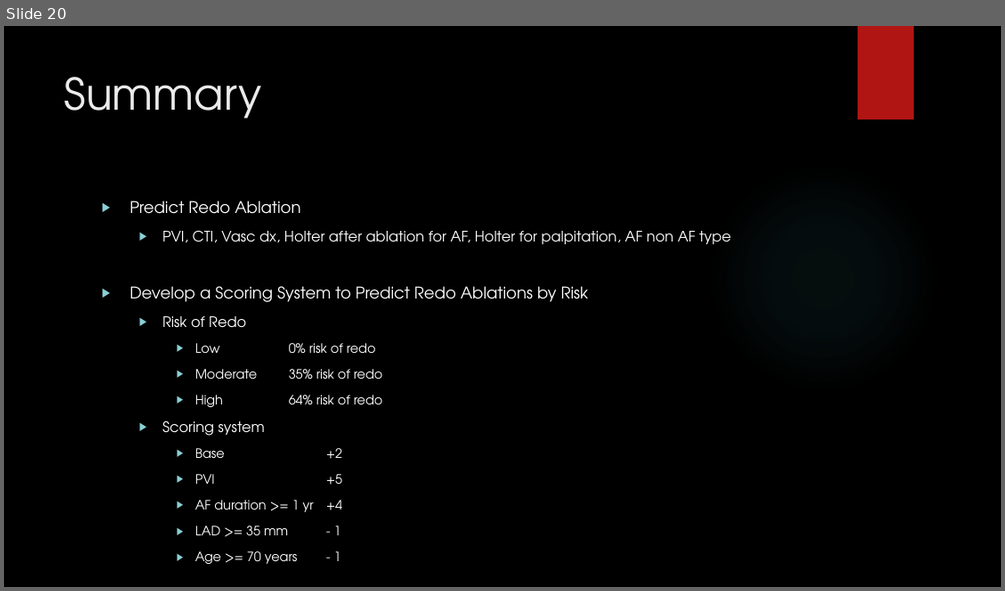
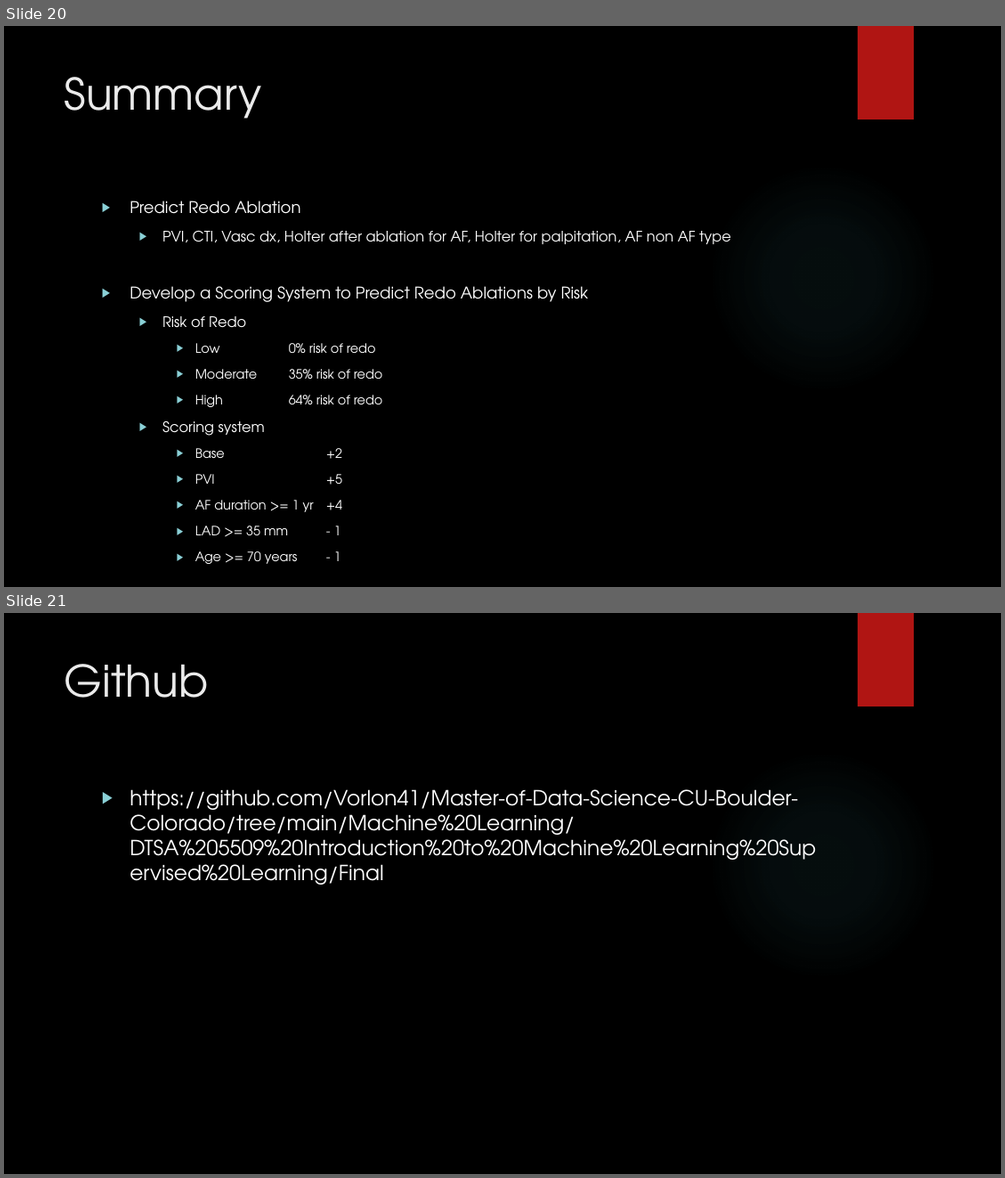
Before and after one commit to Vorlon41/Master-of-Data-Science-CU-Boulder-Colorado, a slide deck: Machine Learning/DTSA 5509 Introduction to Machine Learning Supervised Learning/Final/DTSA 5509 Supervised Learning Project.pptx. Shown one above the other, each under a label of ours: slide 20 before the commit, slides 20 and 21 after it. The pictures are 1005x591 and 1005x1178 pixels, drawn with LibreOffice and Linux fonts; fonts in the diff are those of the drawing; background and template pictures are left out. Boxes give left, top, right and bottom in pixels: in the first picture for what was removed or moved away, otherwise in the second. Text is boxed around its words. In the diff, an @@ line names an element or a change of style, - is before the commit and + after.

```diff
--- a/Machine Learning/DTSA 5509 Introduction to Machine Learning Supervised Learning/Final/DTSA 5509 Supervised Learning Project.pptx
+++ b/Machine Learning/DTSA 5509 Introduction to Machine Learning Supervised Learning/Final/DTSA 5509 Supervised Learning Project.pptx
@@ slide 21 added at bbox=[4, 613, 1001, 1174], background picture (left out); not listed: 2 template elements that a slide beside it also shows @@
@@ title added at bbox=[65, 664, 209, 698], 42 pt, text #EBEBEB @@
+Github
@@ text added at bbox=[129, 789, 816, 884], 20 pt, text #FFFFFF @@
+▶ https://github.com/Vorlon41/Master-of-Data-Science-CU-Boulder-Colorado/tree/main/Machine%20Learning/DTSA%205509%20Introduction%20to%20Machine%20Learning%20Supervised%20Learning/Final
```
Also in this commit, not shown: 3 slides changed.
